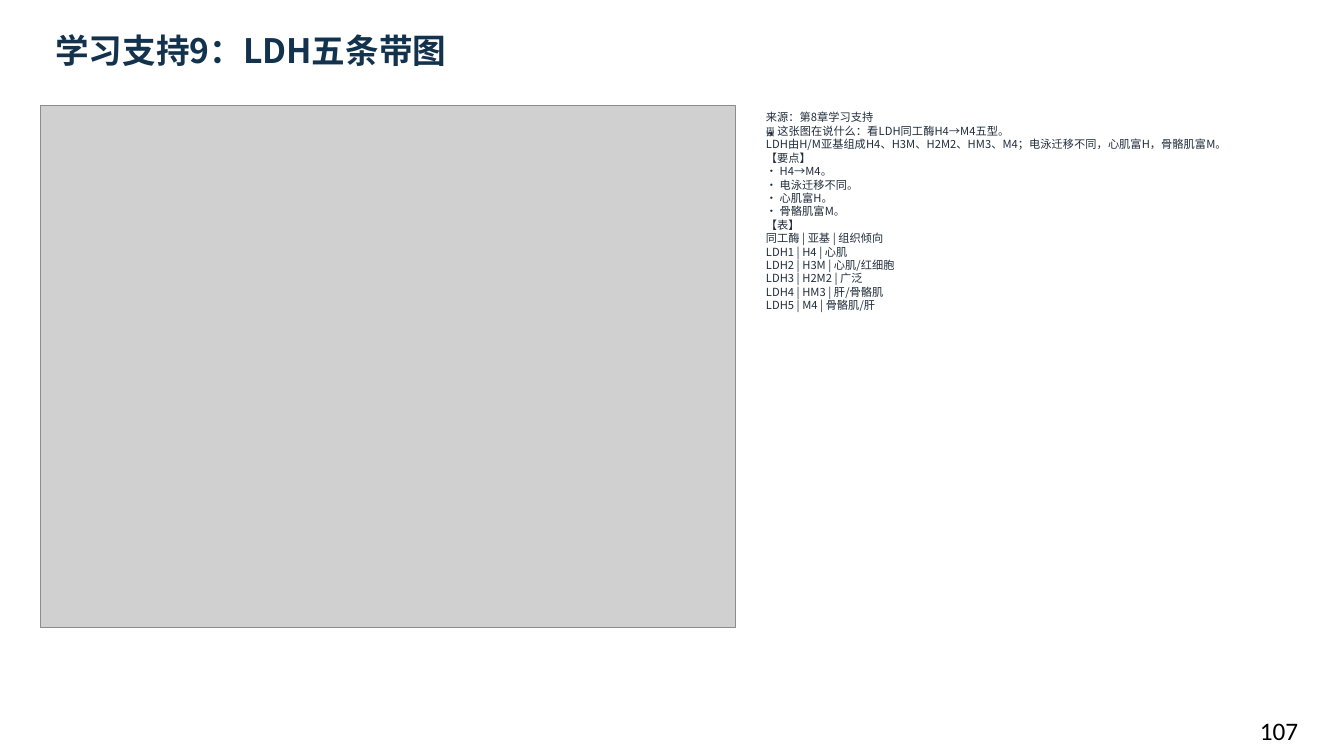
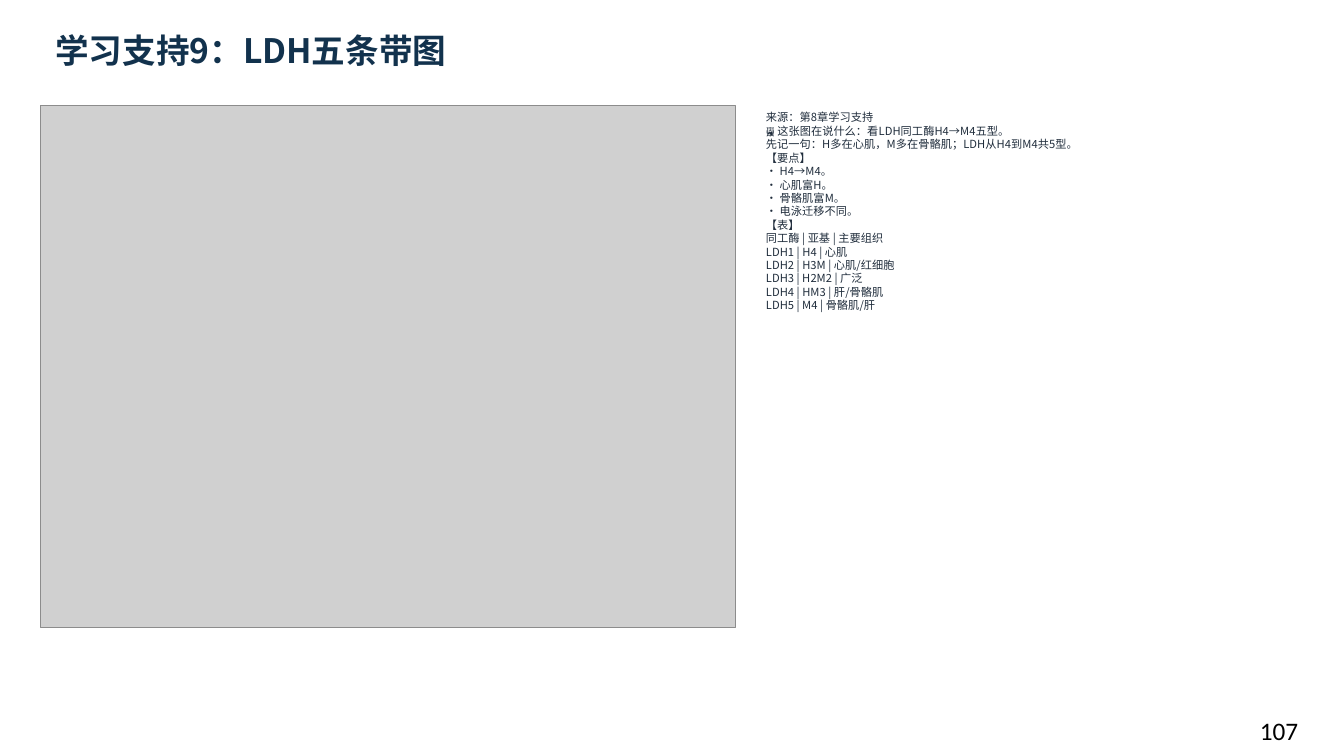
Before and after one commit to newkan-li/Biochemistry, a slide deck: slide 107 of downloads/bc08-ai-style.pptx. Drawn at 1344x756 pixels with LibreOffice and Linux fonts; fonts in the diff are those of the drawing; grey boxes stand for pictures. Boxes give left, top, right and bottom in pixels: in the first picture for what was removed or moved away, otherwise in the second. Text is boxed around its words. In the diff, an @@ line names an element or a change of style, - is before the commit and + after.

```diff
--- a/downloads/bc08-ai-style.pptx
+++ b/downloads/bc08-ai-style.pptx
@@ text at (766,111,1078,311): text changed @@
-来源：第8章学习支持
-🖼 这张图在说什么：看LDH同工酶H4→M4五型。
-LDH由H/M亚基组成H4、H3M、H2M2、HM3、M4；电泳迁移不同，心肌富H，骨骼肌富M。
-【要点】
-• H4→M4。
-• 电泳迁移不同。
-• 心肌富H。
-• 骨骼肌富M。
-【表】
-同工酶 | 亚基 | 组织倾向
-LDH1 | H4 | 心肌
-LDH2 | H3M | 心肌/红细胞
-LDH3 | H2M2 | 广泛
-LDH4 | HM3 | 肝/骨骼肌
-LDH5 | M4 | 骨骼肌/肝
+来源：第8章学习支持
+🖼 这张图在说什么：看LDH同工酶H4→M4五型。
+先记一句：H多在心肌，M多在骨骼肌；LDH从H4到M4共5型。
+【要点】
+• H4→M4。
+• 心肌富H。
+• 骨骼肌富M。
+• 电泳迁移不同。
+【表】
+同工酶 | 亚基 | 主要组织
+LDH1 | H4 | 心肌
+LDH2 | H3M | 心肌/红细胞
+LDH3 | H2M2 | 广泛
+LDH4 | HM3 | 肝/骨骼肌
+LDH5 | M4 | 骨骼肌/肝
```
Also in this commit, not shown: 8 other slides changed, 6 other files.
